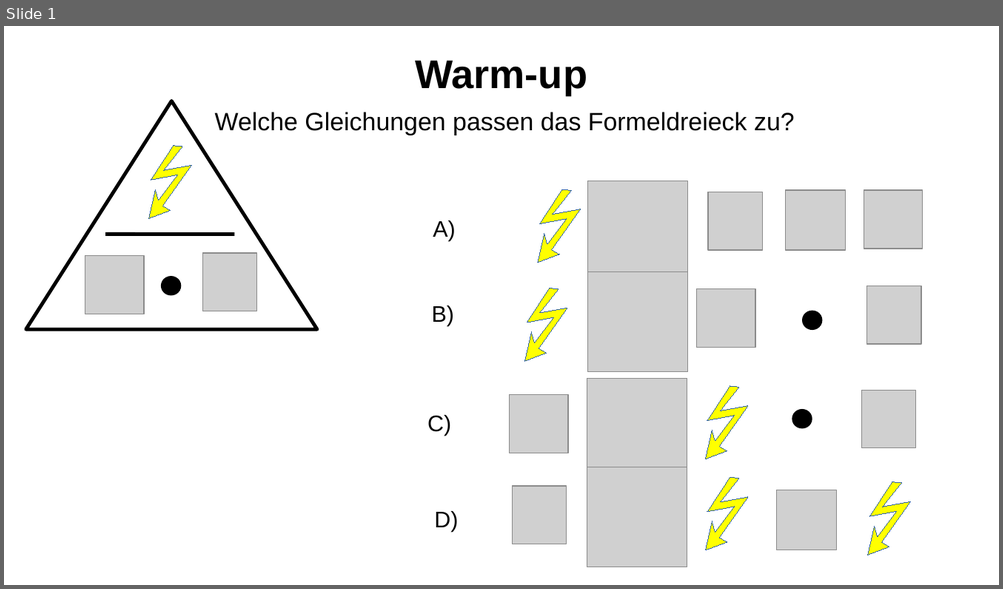
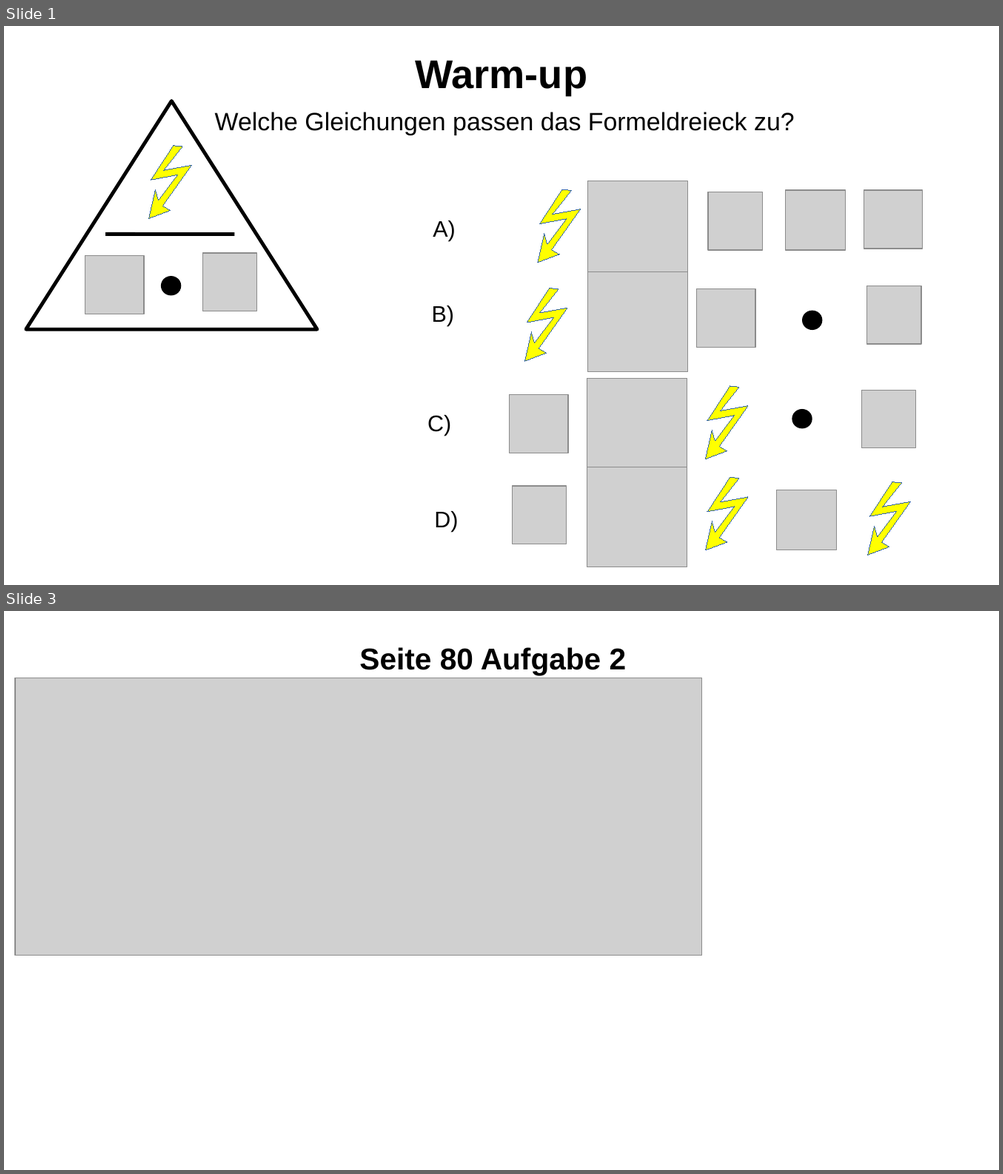
Before and after one commit to bearums/teaching, a slide deck: B5/Mathe/2024/B1/7er/Prozente/02/Warmup.odp. Shown one above the other, each under a label of ours: slide 1 before the commit, slides 1 and 3 after it; the slides between them are not shown. The pictures are 1003x589 and 1003x1174 pixels, drawn with LibreOffice and Linux fonts; fonts in the diff are those of the drawing; grey boxes stand for pictures. Boxes give left, top, right and bottom in pixels: in the first picture for what was removed or moved away, otherwise in the second. Text is boxed around its words. In the diff, an @@ line names an element or a change of style, - is before the commit and + after.

```diff
--- a/B5/Mathe/2024/B1/7er/Prozente/02/Warmup.odp
+++ b/B5/Mathe/2024/B1/7er/Prozente/02/Warmup.odp
@@ slide 3 added at (x1=4, y1=611, x2=999, y2=1170), background #FFFFFF @@
@@ text added at (x1=359, y1=647, x2=626, y2=675), 24 pt, text #000000, bold @@
+Seite 80 Aufgabe 2
@@ picture added at (x1=15, y1=678, x2=702, y2=956) @@
```
Also in this commit, not shown: 1 slide changed, 6 other slides added, 1 slide removed, 10 other files.
